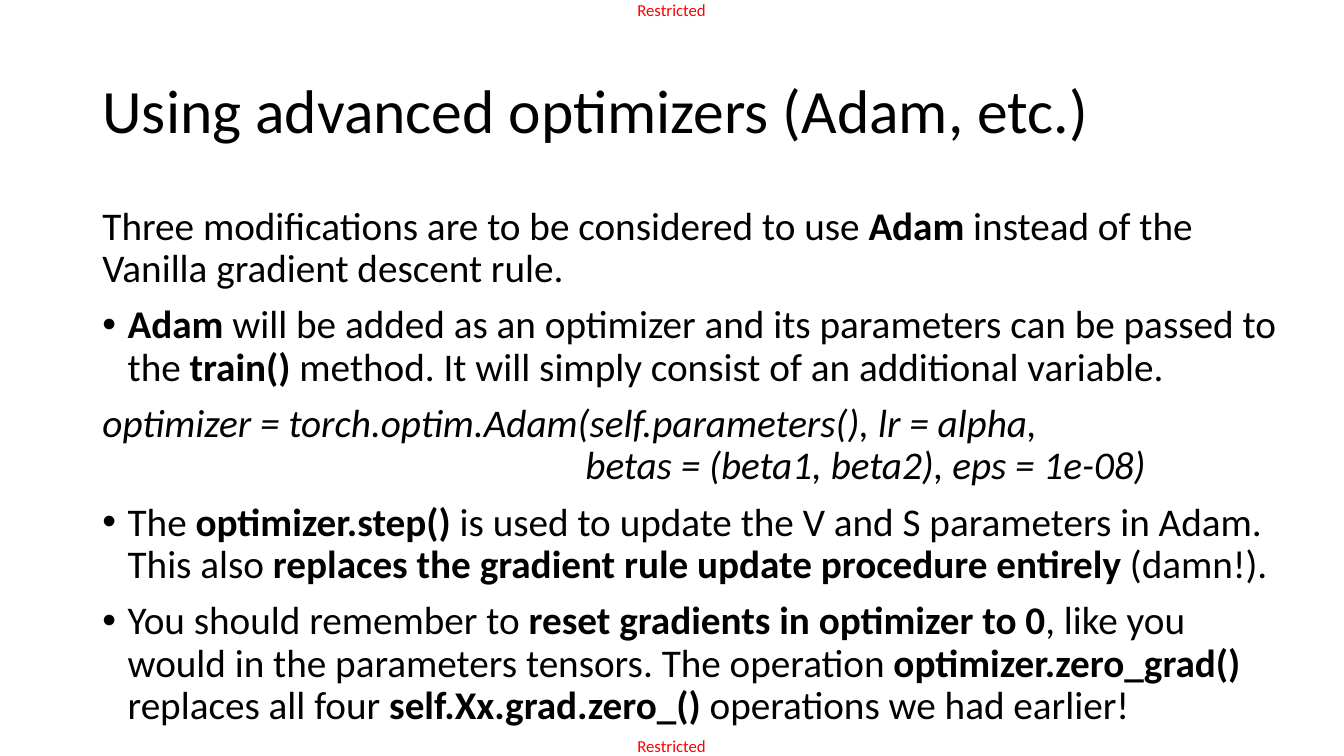
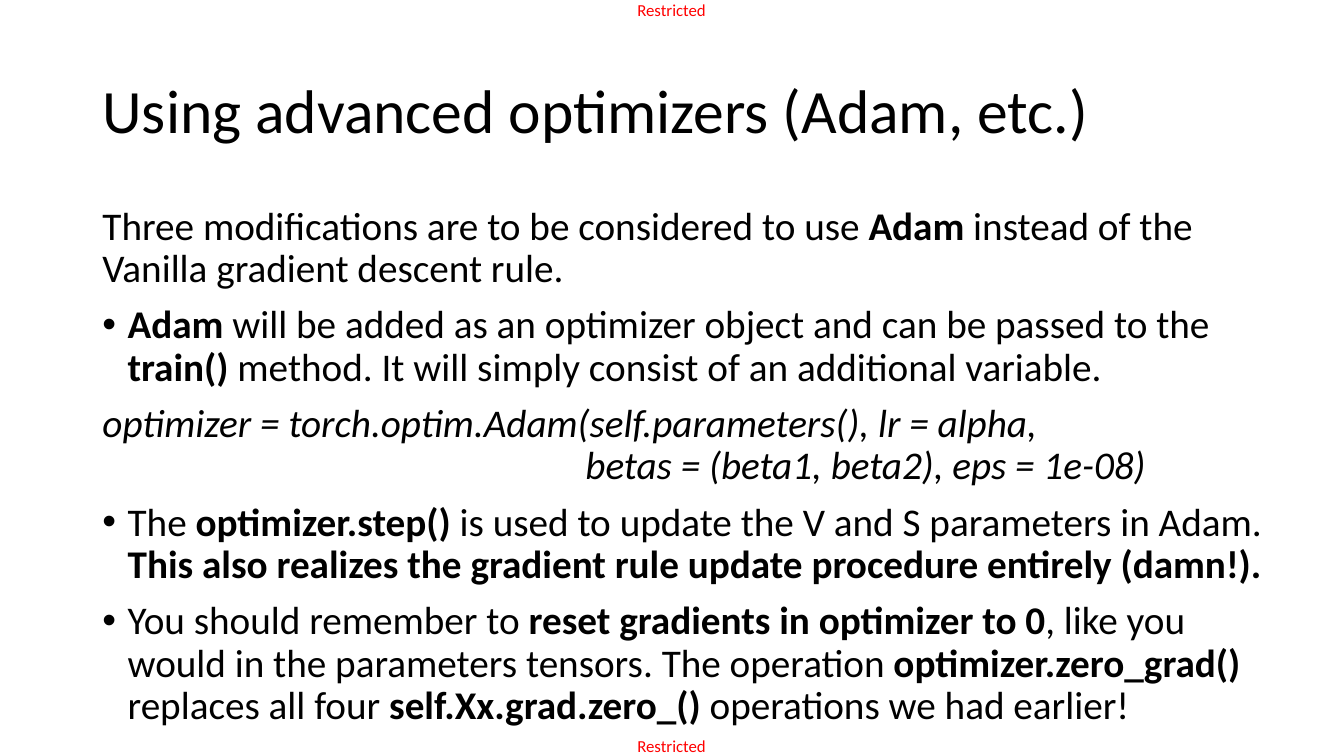
Before and after one commit to matthieudemari/SUTD_DL_50_039, a slide deck: slide 25 of W3/2. W3S2 final/W3S2.pptx. Drawn at 1344x756 pixels with LibreOffice and Linux fonts; fonts in the diff are those of the drawing. Boxes give left, top, right and bottom in pixels: in the first picture for what was removed or moved away, otherwise in the second. Text is boxed around its words. In the diff, an @@ line names an element or a change of style, - is before the commit and + after.

```diff
--- a/W3/2. W3S2 final/W3S2.pptx
+++ b/W3/2. W3S2 final/W3S2.pptx
@@ text at (128,310,1209,388): text changed @@
-• Adam will be added as an optimizer and its parameters can be passed to the train() method. It will simply consist of an additional variable.
+• Adam will be added as an optimizer object and can be passed to the train() method. It will simply consist of an additional variable.
@@ text at (128,507,1262,585): text changed @@
-• The optimizer.step() is used to update the V and S parameters in Adam. This also replaces the gradient rule update procedure entirely (damn!).
+• The optimizer.step() is used to update the V and S parameters in Adam. This also realizes the gradient rule update procedure entirely (damn!).
```
Also in this commit, not shown: 6 other slides changed, 10 other files.
